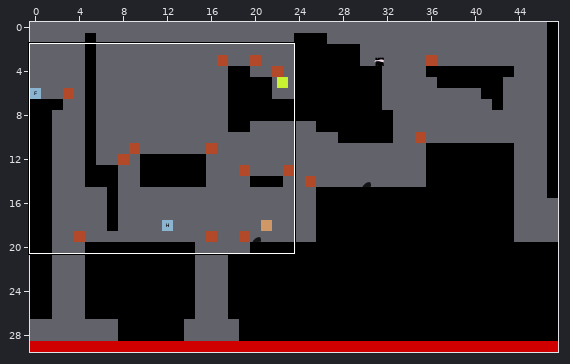
An edit to a level. Tiled map (JSON), maps/level_02.json. The picture above shows the old version from afar; the outline marks the close-up.
Close-up. Before the commit:
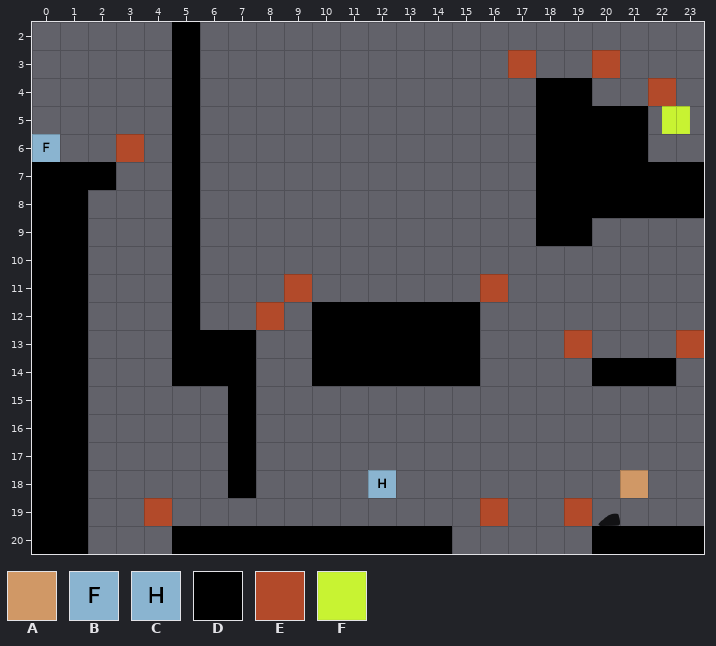
Cells are 64x64 px. Shown: x 0..23, y 2..20. The commit also changed other parts of the map, which this record leaves out.
Key: from "tileset": A 49, B 55, C 56, D 78, E 81, F 131.
_ is an empty cell.
Objects are placed by their top-left corner, in cells (3,4 is the top-left corner of cell 3,4); size is 1x1 cell unless given.
Layers that did not change in this view are not listed.
Layer "layer_limits" before, first column x 1:
 4 _____________________E_
 5 _______________________
 6 __E____________________
 7 _______________________
 8 _______________________
 9 _______________________
10 _______________________
11 ________E______E_______
12 _______E_______________
13 __________________E___E
14 _______________________
15 _______________________
16 _______________________
Layer "layer_platforms" before, first column x 0:
 5 _____D____________DDDD__
 6 _____D____________DDDD__
 7 DDD__D____________DDDDDD
 8 DD___D____________DDDDDD
 9 DD___D____________DD____
10 DD___D__________________
11 DD___D__________________
12 DD___D____DDDDDD________
13 DD___DDD__DDDDDD________
14 DD___DDD__DDDDDD____DDD_
15 DD_____D________________
16 DD_____D________________
17 DD_____D________________
Objects on layer "SpawnFrog" before:
B at 0,6
Objects on layer "SpawnHog" before:
C at 12,18
Objects on layer "Cure" before:
F at 22.5,5
Objects on layer "BigBox" before:
A at 21,18
Now the later version:
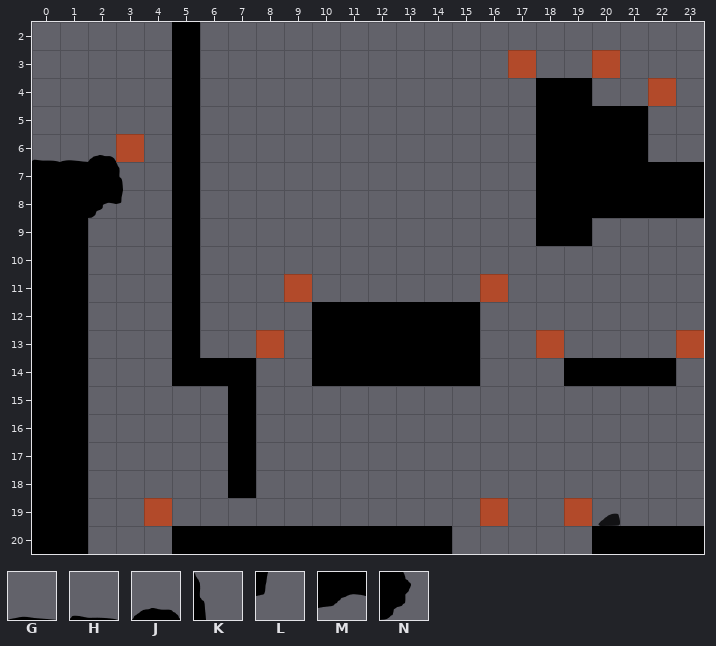
Further tiles: from "tileset": G 162, H 197 flipped left-right, J 201, K 273 flipped left-right, L 311 flipped left-right, M 312 flipped left-right, N 352 turned 270.
The exact change:
Changed rows in their new state; . is an unchanged cell.
Layer "layer_limits":
first column x 8:
12 _...........
13 E.........E_
Layer "layer_platforms":
first column x 6:
13 __............
14 .............D
Layer "layer_decos1":
first column x 0:
 6 HGJ.
 7 ...K
 8 ..ML
Layer "layer_decos2":
first column x 2:
 8 N
Layer "SpawnFrog":
removed: B at 0,6
Layer "SpawnHog":
removed: C at 12,18
Layer "Cure":
removed: F at 22.5,5
Layer "BigBox":
removed: A at 21,18
